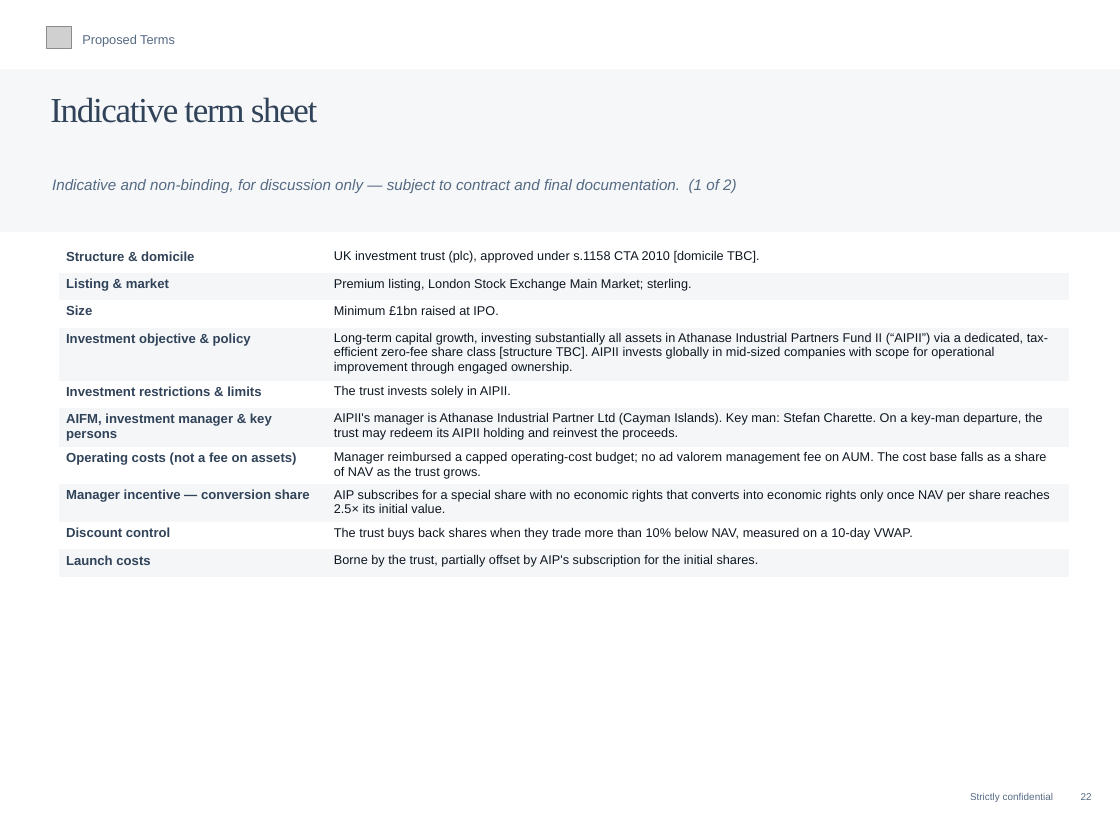
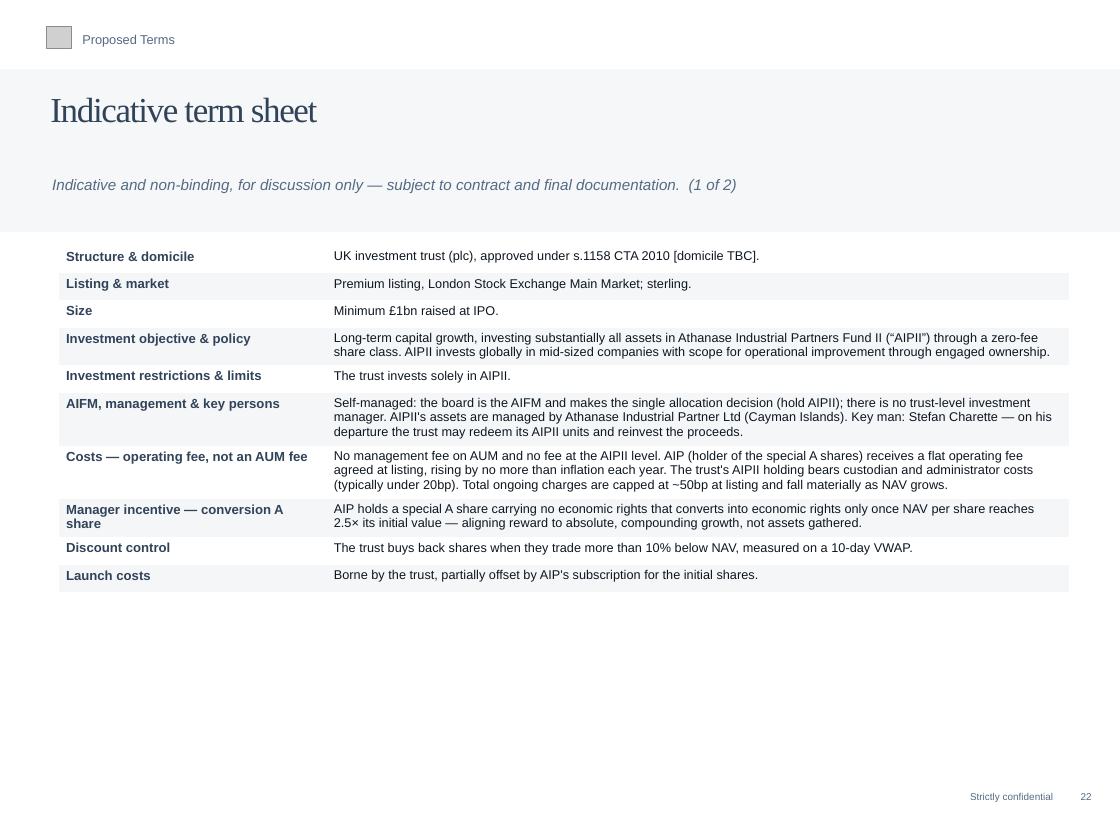
Before and after one commit to charette-lab/Claude, a slide deck: slide 22 of UK_Investment_Trust_Proposal.pptx. Drawn at 1120x840 pixels with LibreOffice and Linux fonts; fonts in the diff are those of the drawing; grey boxes stand for pictures. Boxes give left, top, right and bottom in pixels: in the first picture for what was removed or moved away, otherwise in the second. Text is boxed around its words. In the diff, an @@ line names an element or a change of style, - is before the commit and + after.

```diff
--- a/UK_Investment_Trust_Proposal.pptx
+++ b/UK_Investment_Trust_Proposal.pptx
@@ table at box(59, 246, 1069, 586) @@
-row 4, column 2: Long-term capital growth, investing substantially all assets in Athanase Industrial Partners Fund II (“AIPII”) via a dedicated, tax-efficient zero-fee share class [structure TBC]. AIPII invests globally in mid-sized companies with scope for operational improvement through engaged ownership.
+row 4, column 2: Long-term capital growth, investing substantially all assets in Athanase Industrial Partners Fund II (“AIPII”) through a zero-fee share class. AIPII invests globally in mid-sized companies with scope for operational improvement through engaged ownership.
-row 6, column 1: AIFM, investment manager & key persons
+row 6, column 1: AIFM, management & key persons
-row 6, column 2: AIPII's manager is Athanase Industrial Partner Ltd (Cayman Islands). Key man: Stefan Charette. On a key-man departure, the trust may redeem its AIPII holding and reinvest the proceeds.
+row 6, column 2: Self-managed: the board is the AIFM and makes the single allocation decision (hold AIPII); there is no trust-level investment manager. AIPII's assets are managed by Athanase Industrial Partner Ltd (Cayman Islands). Key man: Stefan Charette — on his departure the trust may redeem its AIPII units and reinvest the proceeds.
-row 7, column 1: Operating costs (not a fee on assets)
+row 7, column 1: Costs — operating fee, not an AUM fee
-row 7, column 2: Manager reimbursed a capped operating-cost budget; no ad valorem management fee on AUM. The cost base falls as a share of NAV as the trust grows.
+row 7, column 2: No management fee on AUM and no fee at the AIPII level. AIP (holder of the special A shares) receives a flat operating fee agreed at listing, rising by no more than inflation each year. The trust's AIPII holding bears custodian and administrator costs (typically under 20bp). Total ongoing charges are capped at ~50bp at listing and fall materially as NAV grows.
-row 8, column 1: Manager incentive — conversion share
+row 8, column 1: Manager incentive — conversion A share
-row 8, column 2: AIP subscribes for a special share with no economic rights that converts into economic rights only once NAV per share reaches 2.5× its initial value.
+row 8, column 2: AIP holds a special A share carrying no economic rights that converts into economic rights only once NAV per share reaches 2.5× its initial value — aligning reward to absolute, compounding growth, not assets gathered.
```
Also in this commit, not shown: 1 other slide changed.
